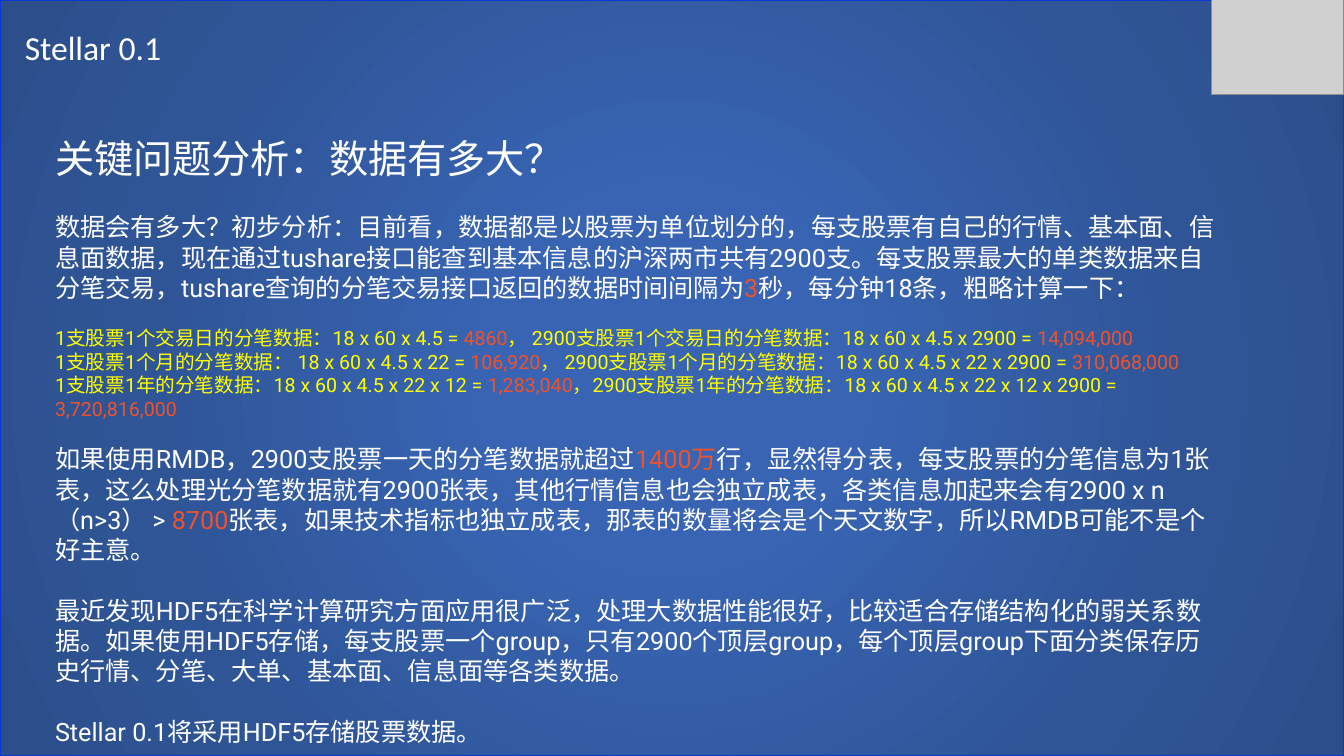
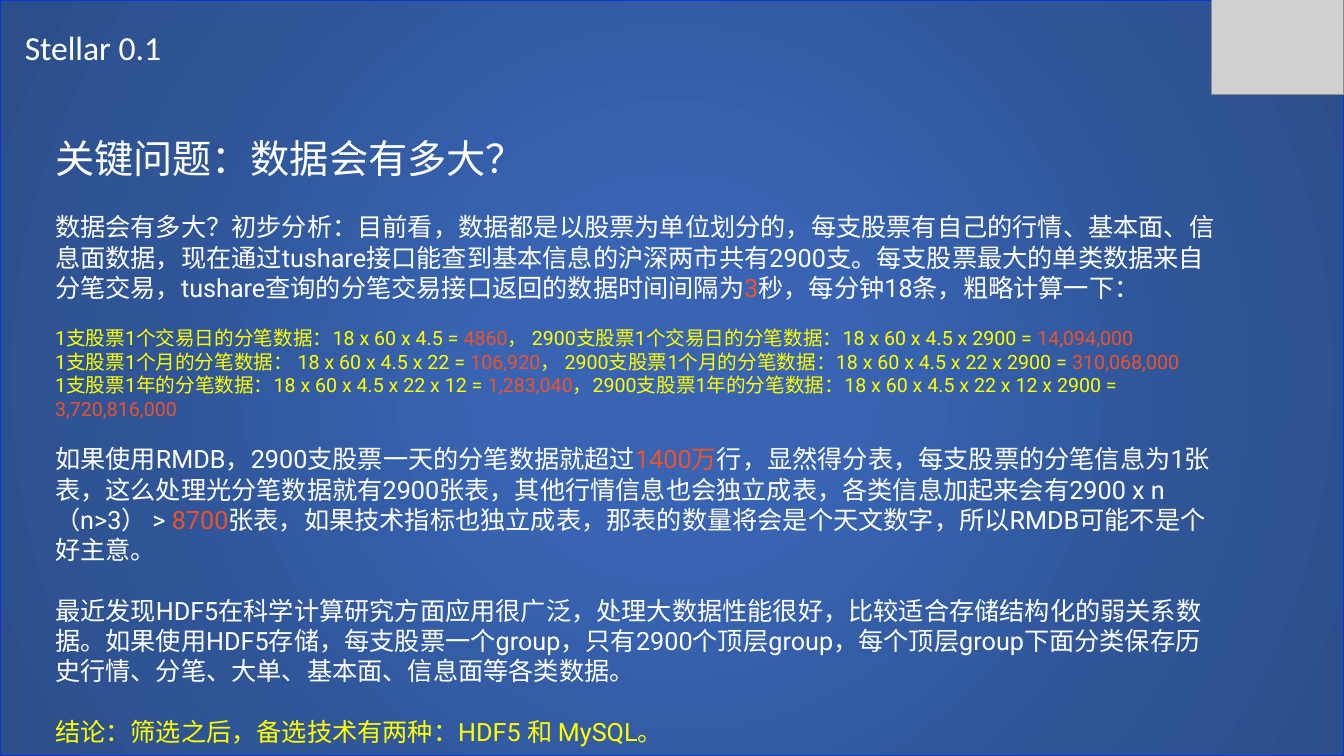
Before and after one commit to SCITLAS/Stellar, a slide deck: slide 24 of Stellar_0.1/documents/design.pptx. Drawn at 1344x756 pixels with LibreOffice and Linux fonts; fonts in the diff are those of the drawing; grey boxes stand for pictures. Boxes give left, top, right and bottom in pixels: in the first picture for what was removed or moved away, otherwise in the second. Text is boxed around its words. In the diff, an @@ line names an element or a change of style, - is before the commit and + after.

Commit message:
Update charter and Stellar 0.1 design document.

```diff
--- a/Stellar_0.1/documents/design.pptx
+++ b/Stellar_0.1/documents/design.pptx
@@ text at box(55, 140, 525, 176): text changed @@
-关键问题分析：数据有多大？
+关键问题：数据会有多大？
@@ text at box(55, 720, 663, 747): text changed; text colour #FFFFFF to #FFFF00 @@
-Stellar 0.1将采用HDF5存储股票数据。
+结论：筛选之后，备选技术有两种：HDF5 和 MySQL。
```
Also in this commit, not shown: 4 other slides changed, 1 slide added.
